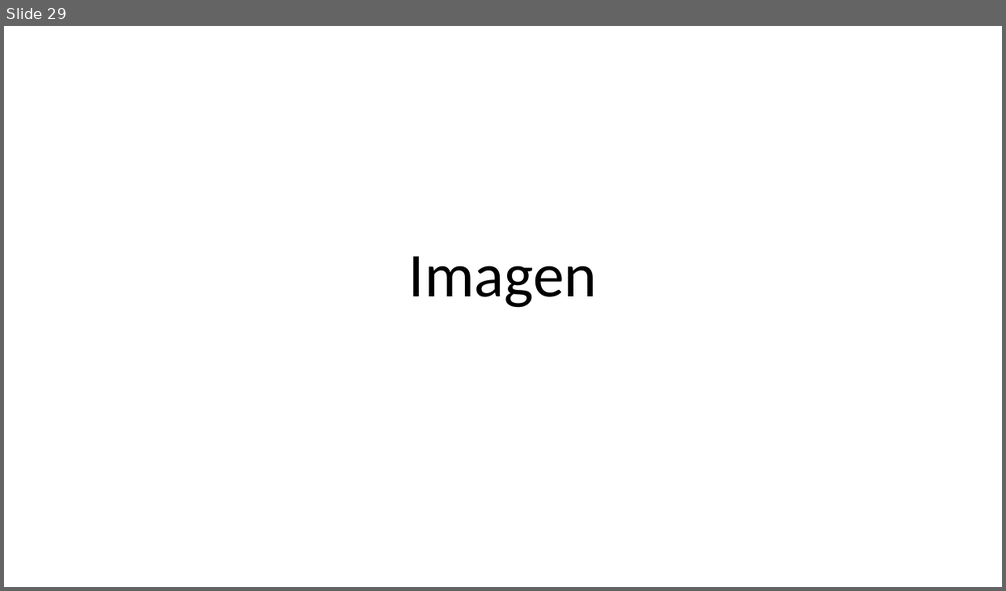
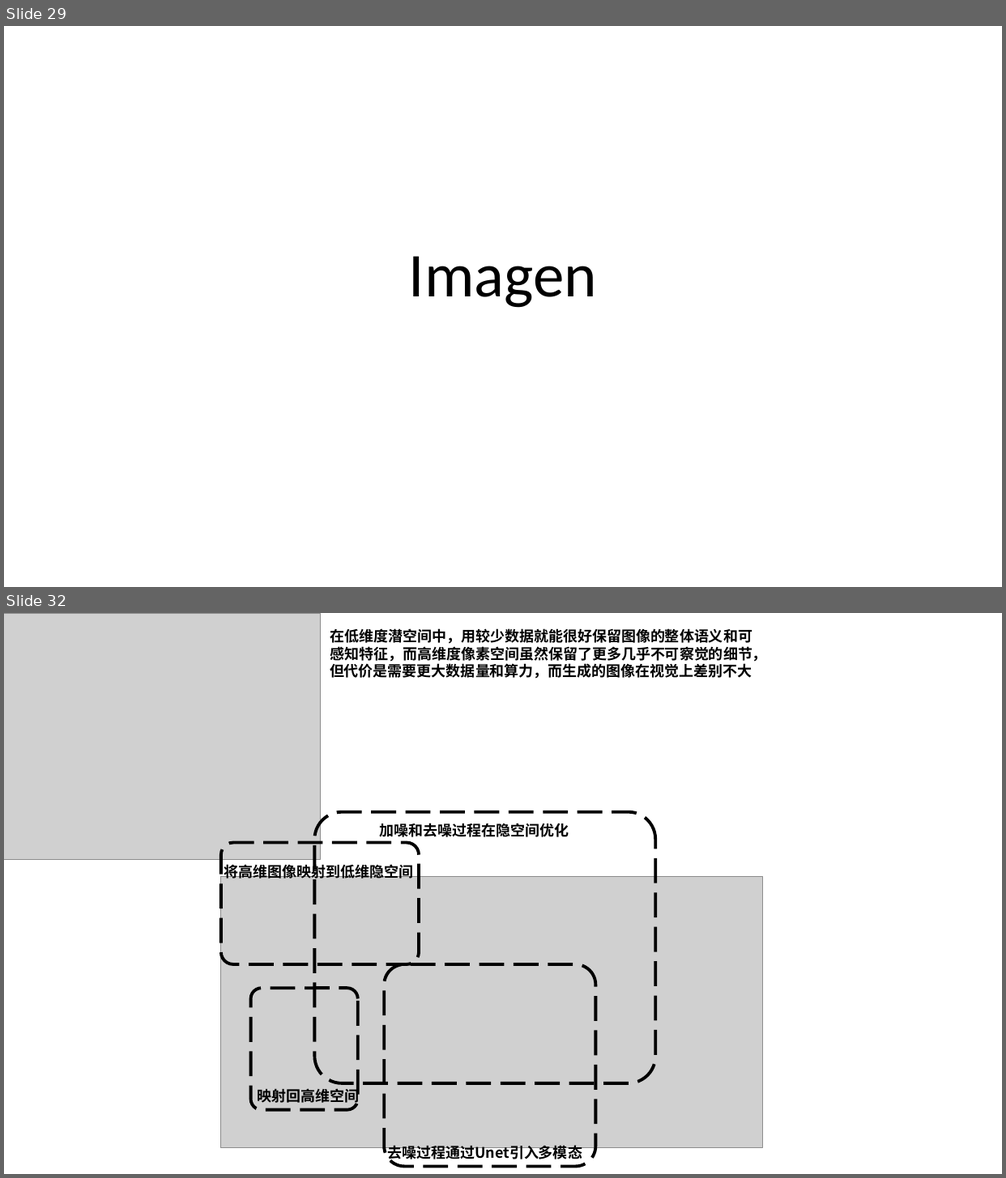
Before and after one commit to Elephant-King9/Paper, a slide deck: Base_Model/GAN+VAE+Diffusion/论文作图.pptx. Shown one above the other, each under a label of ours: slide 29 before the commit, slides 29 and 32 after it; the slides between them are not shown. The pictures are 1006x591 and 1006x1178 pixels, drawn with LibreOffice and Linux fonts; fonts in the diff are those of the drawing; grey boxes stand for pictures. Boxes give left, top, right and bottom in pixels: in the first picture for what was removed or moved away, otherwise in the second. Text is boxed around its words. In the diff, an @@ line names an element or a change of style, - is before the commit and + after.

```diff
--- a/Base_Model/GAN+VAE+Diffusion/论文作图.pptx
+++ b/Base_Model/GAN+VAE+Diffusion/论文作图.pptx
@@ slide 32 added at [4, 613, 1002, 1174], background #FFFFFF @@
@@ picture added at [4, 613, 320, 859] @@
@@ text added at [330, 628, 767, 679], 14 pt, text #000000, bold @@
+在低维度潜空间中，用较少数据就能很好保留图像的整体语义和可感知特征，而高维度像素空间虽然保留了更多几乎不可察觉的细节，但代价是需要更大数据量和算力，而生成的图像在视觉上差别不大
@@ rounded rectangle added at [315, 812, 655, 1084], outline #000000 3 pt dashed @@
@@ text added at [380, 823, 569, 837], 14 pt, text #000000, bold @@
+加噪和去噪过程在隐空间优化
@@ rounded rectangle added at [221, 843, 419, 965], outline #000000 3 pt dashed @@
@@ picture added at [221, 876, 763, 1148] @@
@@ text added at [224, 862, 413, 882], 14 pt, text #000000, bold @@
+将高维图像映射到低维隐空间
@@ rounded rectangle added at [385, 965, 596, 1167], outline #000000 3 pt dashed @@
@@ rounded rectangle added at [251, 988, 358, 1110], outline #000000 3 pt dashed @@
@@ text added at [257, 1087, 359, 1106], 14 pt, text #000000, bold @@
+映射回高维空间
@@ text added at [387, 1145, 582, 1162], 14 pt, text #000000, bold @@
+去噪过程通过Unet引入多模态
```
Also in this commit, not shown: 1 slide changed, 9 other slides added, 6 other files.
